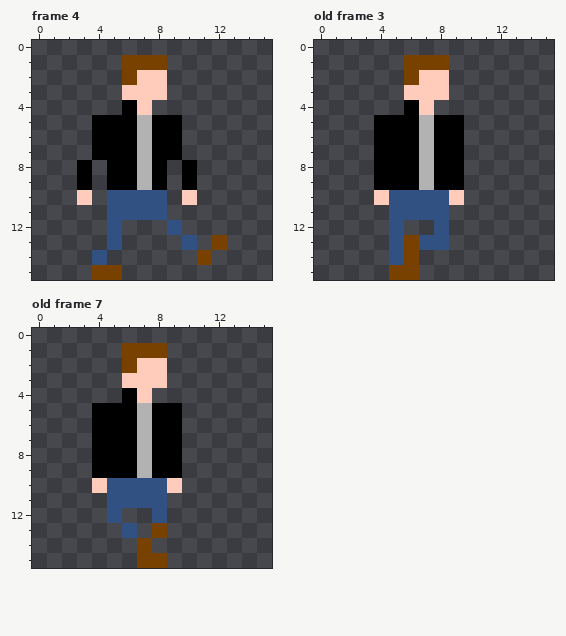
File history of a pixel-art file, Assets/Sprites/Player/ProtoPlayer.ase. Above: the version before the commit.
16x16 pixels, 8 frames. Shown: frame 4, old frame 3, old frame 7.
After the commit:
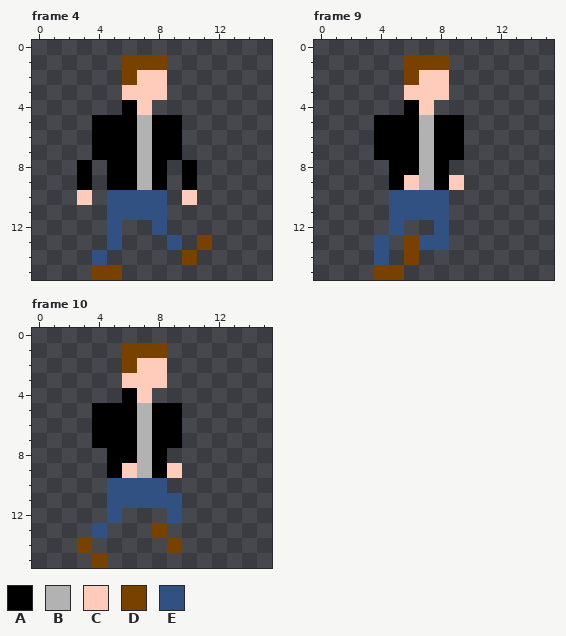
Palette (. is transparent): A #000000  B #b2b2b2  C #ffcbba  D #794100  E #305182
A new or re-ordered frame is compared with the old frame closest to it.
Difference:
frames 8 -> 10
Frame 4:
y 12: x 8..9 .E -> E.
y 13: x 9..12 .E.D -> E.D.
y 14: x 10..11 .D -> D.
Frame 9 is new; against old frame 3:
y 8: x 4 A -> .; x 9 A -> .
y 9: x 4 A -> .; x 6 A -> C; x 9 A -> C
y 10: x 4 C -> .; x 9 C -> .
y 13..14: x 4..5 .E -> E.
y 15: x 4 . -> D; x 6 D -> .
Frame 10 is new; against old frame 7:
y 8: x 4 A -> .; x 9 A -> .
y 9: x 4 A -> .; x 6 A -> C; x 9 A -> C
y 10: x 4 C -> .; x 9 C -> .
y 11: x 9 . -> E
y 12: x 8..9 E. -> .E
y 13: x 4 . -> E; x 6 E -> .
y 14: x 3 . -> D; x 7 D -> .; x 9 . -> D
y 15: x 4 . -> D; x 7..8 DD -> ..
